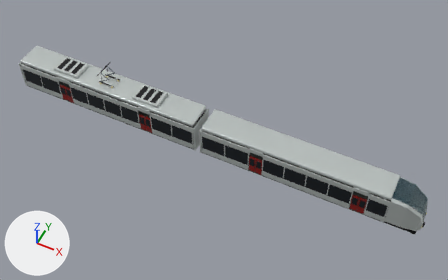
What one commit did to the Blender file assets/trains/EMU-1/EMU-1.blend.
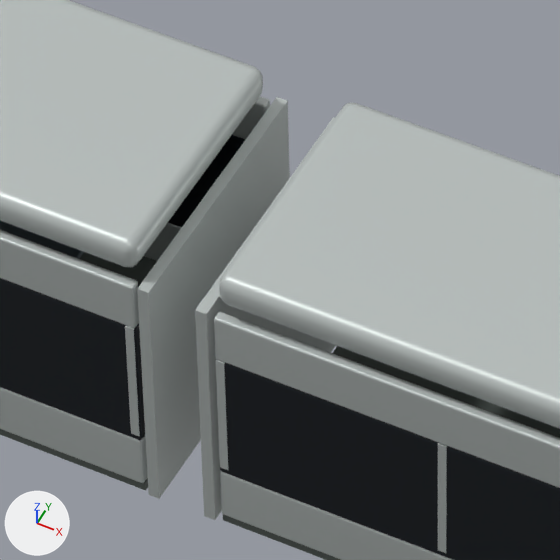
There are two pictures of each version: one whole from a 50 mm lens placed at (-1.89, -34.57, 45.12), pointed at (-19.11, -0.13, 2.07), one close up on the part from 40% to 53% of the width and 35% to 56% of the height. The axes (+X, +Y, +Z) are drawn at lower left. The lights are the same throughout. The older version's two pictures come first.

The older version as bpy lines, for what is in view:
```python
me_cube_075 = bpy.data.meshes.new('Cube.075')
me_cube_075.from_pydata(...)  # 1240 vertices, 1156 faces; spans x -17.7..3.1, y -1.5..1.4, z -1.1..2.4
me_cube_075.materials.append(mat_body_porcelain)  # picture img_rail_palette_1k
me_cube_083 = bpy.data.meshes.new('Cube.083')
me_cube_083.from_pydata(...)  # 8 vertices, 6 faces; spans x -9.8..9.8, y -1.4..1.4, z -0.1..0.1
me_cube_083.materials.append(mat_interior)  # picture img_rail_palette_1k
me_cube_105 = bpy.data.meshes.new('Cube.105')
me_cube_105.from_pydata(...)  # 1144 vertices, 1062 faces; spans x -14.6..5.4, y -0.1..2.8, z -2.9..0.6
me_cube_105.materials.append(mat_body_porcelain)  # picture img_rail_palette_1k
ob_cab_static_body_porcelain = bpy.data.objects.new('CAB_STATIC_body_porcelain', me_cube_075)
ob_cab_static_body_porcelain.parent = ob_cab_root
ob_cab_static_body_porcelain.location = (-3.3, 0.03, 1.72)
ob_intermediate_static_body_porcelain = bpy.data.objects.new('INTERMEDIATE_STATIC_body_porcelain', me_cube_105)
ob_intermediate_static_body_porcelain.parent = ob_intermediate_root
ob_intermediate_static_body_porcelain.location = (-5.4, -1.35, 3.52)
ob_intermediate_static_interior = bpy.data.objects.new('INTERMEDIATE_STATIC_interior', me_cube_083)
ob_intermediate_static_interior.parent = ob_intermediate_root
ob_intermediate_static_interior.location = (-10.0, 0.0, 0.7)
# also in view: 'INTERMEDIATE_STATIC_metal' at (-31.5, 0.0, 2.03); 'CAB_STATIC_window_smoked' at (-11.99, 0.0, 2.0); 'CAB_STATIC_interior' at (-12.01, 0.0, 0.7); 'INTERMEDIATE_STATIC_window_smoked' at (-31.5, 0.0, 2.06)
```
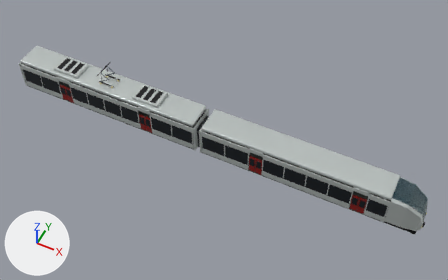
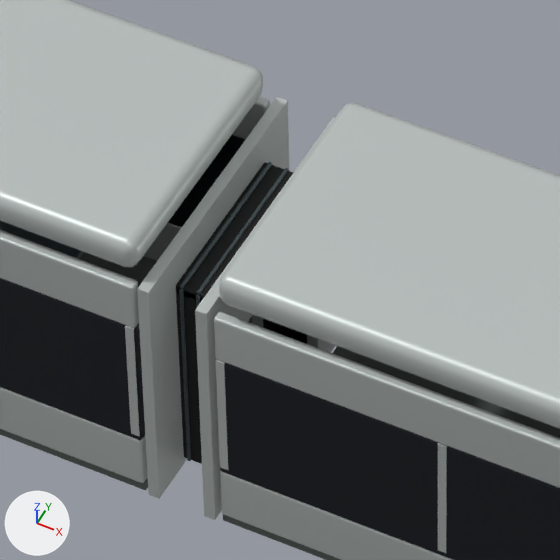
The change in detail:
me_cube_075 is used by ob_cab_static_body_porcelain; parent ob_cab_root; location (-3.3, 0.03, 1.72).
me_cube_075 had 1240 vertices, 1156 faces and spanned x -17.7..3.1, y -1.5..1.4, z -1.1..2.4.
me_cube_075 now has 1256 vertices, 1168 faces and spans x -17.7..3.1, y -1.5..1.4, z -1.1..2.4.
me_cube_075 part 1: a new loose piece, a box spanning x -17.7..-17.58, y -0.81..0.76, z 1.04..1.92, in mat_body_porcelain (picture img_rail_palette_1k).
Other edits to the shape of me_cube_075 do not show in these pictures.
me_cube_105 is used by ob_intermediate_static_body_porcelain; parent ob_intermediate_root; location (-5.4, -1.35, 3.52).
me_cube_105 had 1144 vertices, 1062 faces and spanned x -14.6..5.4, y -0.1..2.8, z -2.9..0.6.
me_cube_105 now has 1160 vertices, 1074 faces and spans x -14.6..5.4, y -0.1..2.8, z -2.9..0.6.
me_cube_105 part 2: a new loose piece, a box spanning x 5.28..5.4, y 0.56..2.13, z -0.76..0.12, in mat_body_porcelain (picture img_rail_palette_1k).
me_cube_105 part 3: 8 vertices added at x 5.3..5.4, y 0.6..2.1, z -2.9..0.1.
Mesh me_cube_217 is new.
It has 504 vertices, 486 faces and spans x -0.02..0.38, y -0.03..1.85, z -1.24..1.28.
It uses material mat_metal (picture img_rail_palette_1k).
Mesh me_cube_214 is new.
It has 224 vertices, 216 faces and spans x -0.25..0.25, y -0.92..0.92, z -2.56..0.06.
It uses material mat_undercarriage (picture img_rail_palette_1k).
Object 'CAB_GANGWAY_metal' (ob_cab_gangway_metal) is new; it shows me_cube_217.
Its parent is ob_cab_gangway.
Its location is (-0.18, -0.91, 2.0).
Object 'CAB_GANGWAY' (ob_cab_gangway) is new.
Its parent is ob_cab_root.
Its location is (-21.25, 0.0, 0.0).
Object 'CAB_GANGWAY_undercarriage' (ob_cab_gangway_undercarriage) is new; it shows me_cube_214.
Its parent is ob_cab_gangway.
Its location is (0.0, 0.0, 3.2).

Boxes (x1, y1, x2, y2) around the edits, measured in the close-ups (560 x 560 px):
'CAB_GANGWAY_undercarriage', added: after (176, 162, 307, 464)
'CAB_GANGWAY_metal', added: after (179, 162, 289, 461)
part 1 of me_cube_075, added (mostly hidden): after (227, 160, 305, 322)
part 2 of me_cube_105, added: after (169, 139, 258, 276)
part 3 of me_cube_105, added: after (137, 97, 289, 499)
